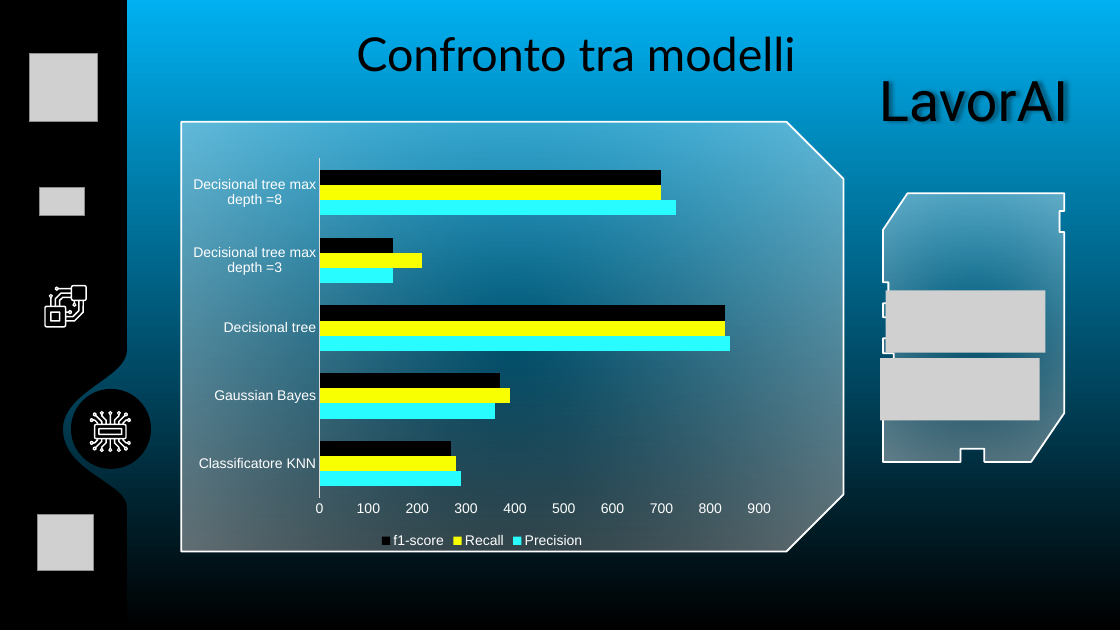
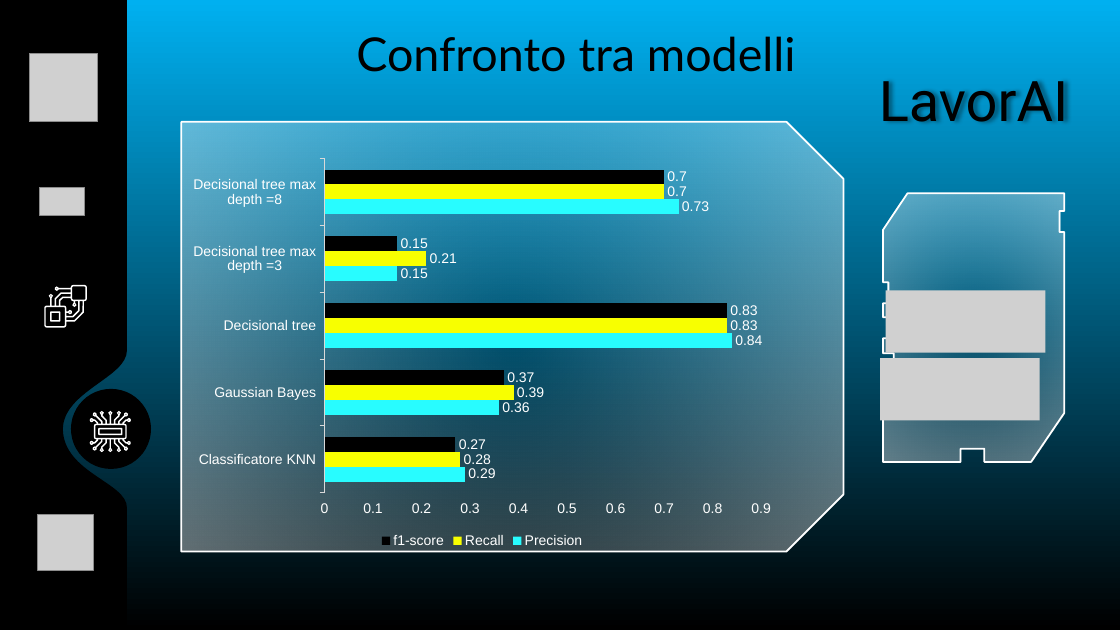
Before and after one commit to 0Franky/LavorAI, a slide deck: slide 8 of docs/Presentazione_LavorAI.pptx. Drawn at 1120x630 pixels with LibreOffice and Linux fonts; fonts in the diff are those of the drawing; grey boxes stand for pictures; background and template pictures are left out. Boxes give left, top, right and bottom in pixels: in the first picture for what was removed or moved away, otherwise in the second. Text is boxed around its words. In the diff, an @@ line names an element or a change of style, - is before the commit and + after.

Commit message:
update

```diff
--- a/docs/Presentazione_LavorAI.pptx
+++ b/docs/Presentazione_LavorAI.pptx
@@ bar chart at bbox=[181, 150, 783, 551] @@
-Precision: 290, 360, 840, 150, 730
+Precision: 0.29, 0.36, 0.84, 0.15, 0.73
@@ data labels of Precision added @@
-Recall: 280, 390, 830, 210, 700
+Recall: 0.28, 0.39, 0.83, 0.21, 0.7
@@ data labels of Recall added @@
-f1-score: 270, 370, 830, 150, 700
+f1-score: 0.27, 0.37, 0.83, 0.15, 0.7
@@ data labels of f1-score added @@
@@ category axis changed @@
@@ value axis changed @@
```
Also in this commit, not shown: 2 other slides changed.
